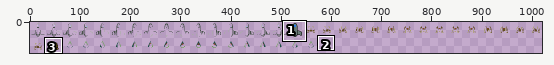
A sprite sheet gets an edit: src/LudumDare54/Assets/Content/Sprites/Ships.png. Above, an overview of the earlier version with the close-up marked.
Close-up. First the earlier version:
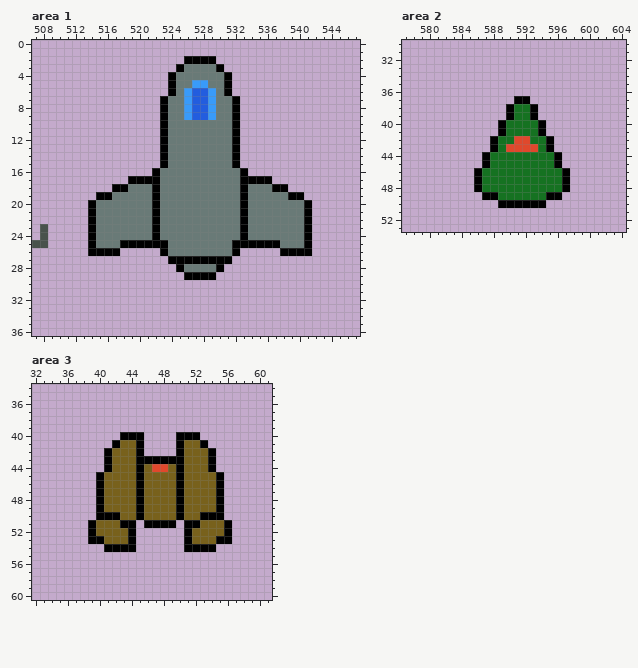
The file is 1024x64 pixels. Shown: area 1: x 507..547, y 0..36; area 2: x 577..604, y 30..53; area 3: x 32..61, y 34..60. The wide view leaves out empty margins.
Now the later version:
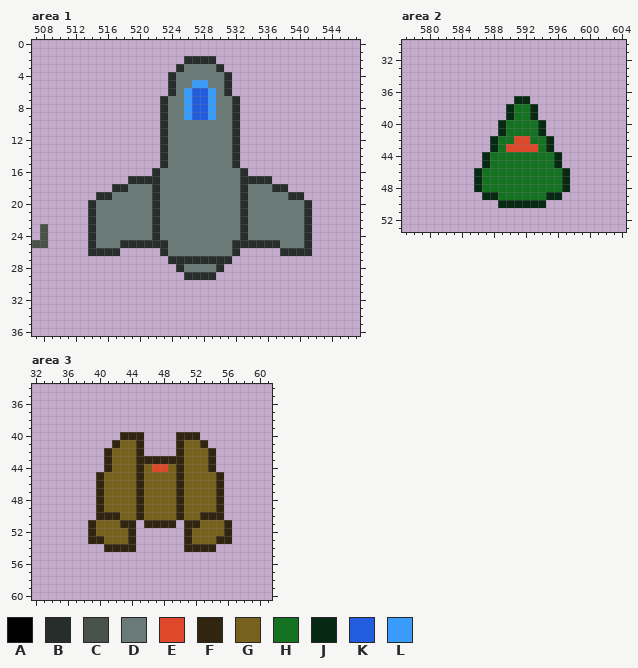
Palette (. is transparent): A #000000  B #272d2b  C #48524b  D #697a77  E #e0482c  F #312510  G #78611c  H #157221  J #072913  K #225dde  L #399bfa
The exact change:
Area 1:
The edit turns colour A into colour B in row 2 at x 526 to 529; in row 3 at x 525 and 530; in rows 4 to 6 at x 524 and 531; in rows 7 to 15 at x 523 and 532; in row 16 at x 522 and 533; in row 17 at x 519 to 522 and 533 to 536.
The edit turns colour A into colour B in row 18 at x 517 to 518, 522, 533 and 537 to 538; in row 19 at x 515 to 516, 522, 533 and 539 to 540; in rows 20 to 24 at x 514, 522, 533 and 541; in row 25 at x 514, 518 to 523, 532 to 537 and 541; in row 26 at x 514 to 517, 523, 532 and 538 to 541; in row 27 at x 524 to 531.
The edit turns colour A into colour B in row 28 at x 525 and 530; in row 29 at x 526 to 529.
Area 2:
The edit turns colour A into colour J in row 37 at x 591 to 592; in rows 38 to 39 at x 590 and 593; in rows 40 to 41 at x 589 and 594; in rows 42 to 43 at x 588 and 595; in rows 44 to 45 at x 587 and 596; in rows 46 to 48 at x 586 and 597.
The edit turns colour A into colour J in row 49 at x 587 to 588 and 595 to 596; in row 50 at x 589 to 594.
Area 3:
The edit turns colour A into colour F in row 40 at x 43 to 45 and 50 to 52; in row 41 at x 42, 45, 50 and 53; in row 42 at x 41, 45, 50 and 54; in row 43 at x 41, 45 to 50 and 54; in row 44 at x 41, 45, 50 and 54; in rows 45 to 49 at x 40, 45, 50 and 55.
The edit turns colour A into colour F in row 50 at x 40 to 42, 45, 50 and 53 to 55; in row 51 at x 39, 43 to 44, 46 to 49, 51 to 52 and 56; in row 52 at x 39, 44, 51 and 56; in row 53 at x 39 to 40, 44, 51 and 55 to 56; in row 54 at x 41 to 44 and 51 to 54.
Where, in picture pixels (left, top, right, bottom), the same in both close-ups:
changed: (88, 56, 312, 280)
changed: (474, 96, 570, 208)
changed: (88, 432, 232, 552)
